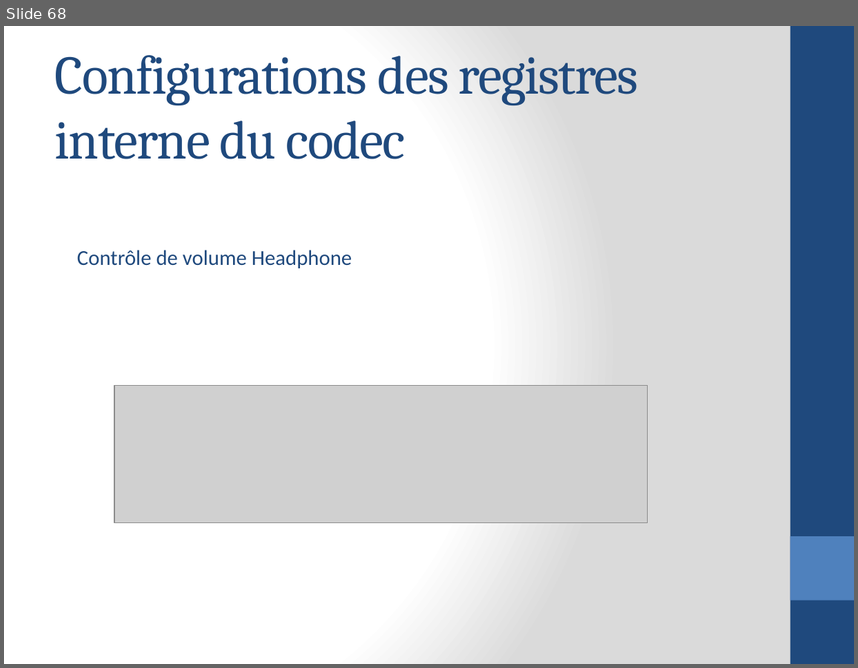
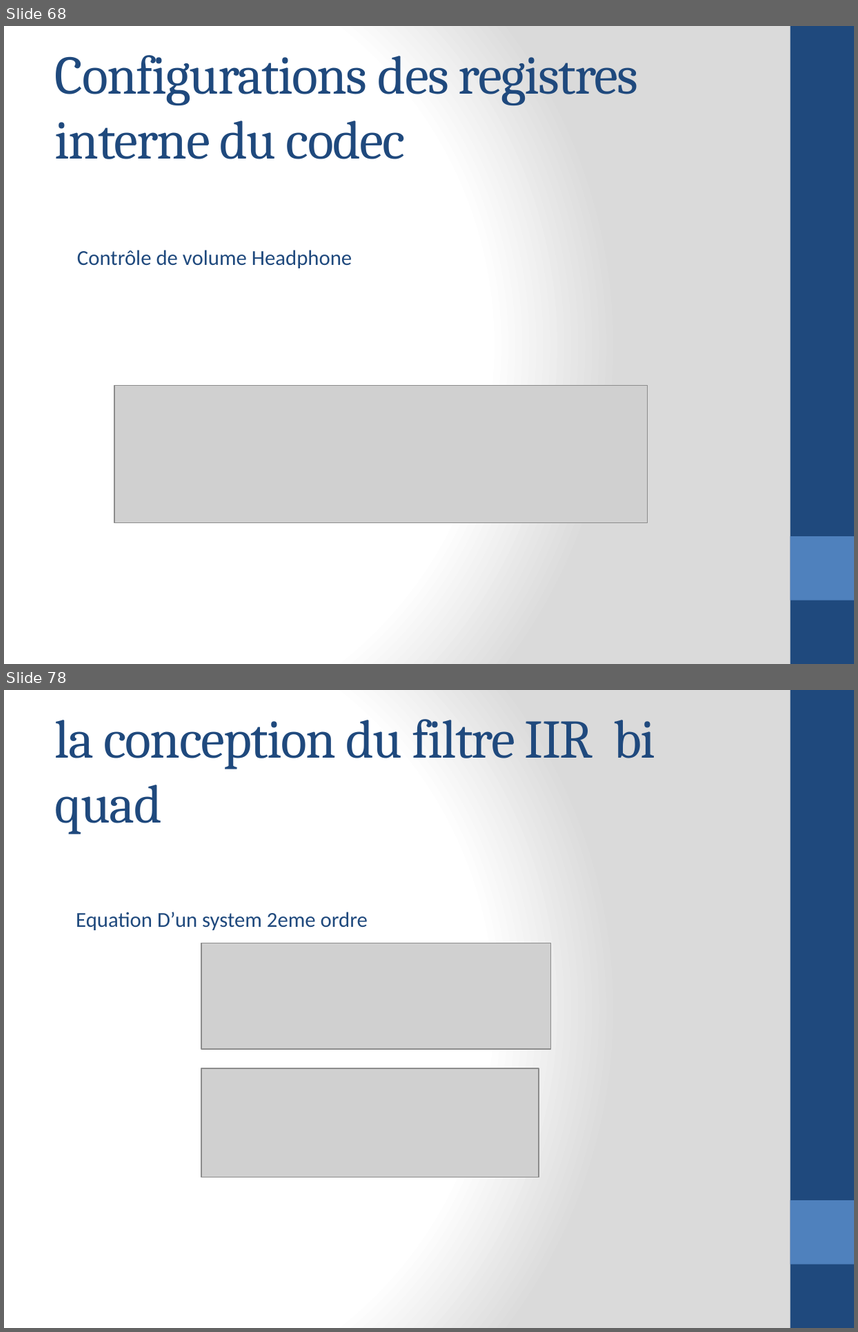
Before and after one commit to aminehatim/rapport, a slide deck: Traitement de signal audio en temps réel.pptx. Shown one above the other, each under a label of ours: slide 68 before the commit, slides 68 and 78 after it; the slides between them are not shown. The pictures are 858x668 and 858x1332 pixels, drawn with LibreOffice and Linux fonts; fonts in the diff are those of the drawing; grey boxes stand for pictures. Boxes give left, top, right and bottom in pixels: in the first picture for what was removed or moved away, otherwise in the second. Text is boxed around its words. In the diff, an @@ line names an element or a change of style, - is before the commit and + after.

```diff
--- a/Traitement de signal audio en temps réel.pptx
+++ b/Traitement de signal audio en temps réel.pptx
@@ slide 78 added at [4, 690, 854, 1328], background gradient #FFFFFF to #DADADA; not listed: 2 template elements that a slide beside it also shows @@
@@ title added at [55, 719, 655, 834], 46 pt, text #1F497D @@
+la conception du filtre IIR bi quad
@@ text added at [76, 911, 368, 930], 18 pt, text #1F497D @@
+Equation D’un system 2eme ordre
@@ picture added at [201, 943, 550, 1049] @@
@@ picture added at [201, 1068, 539, 1177] @@
```
Also in this commit, not shown: 48 other slides added, 1 slide removed.
